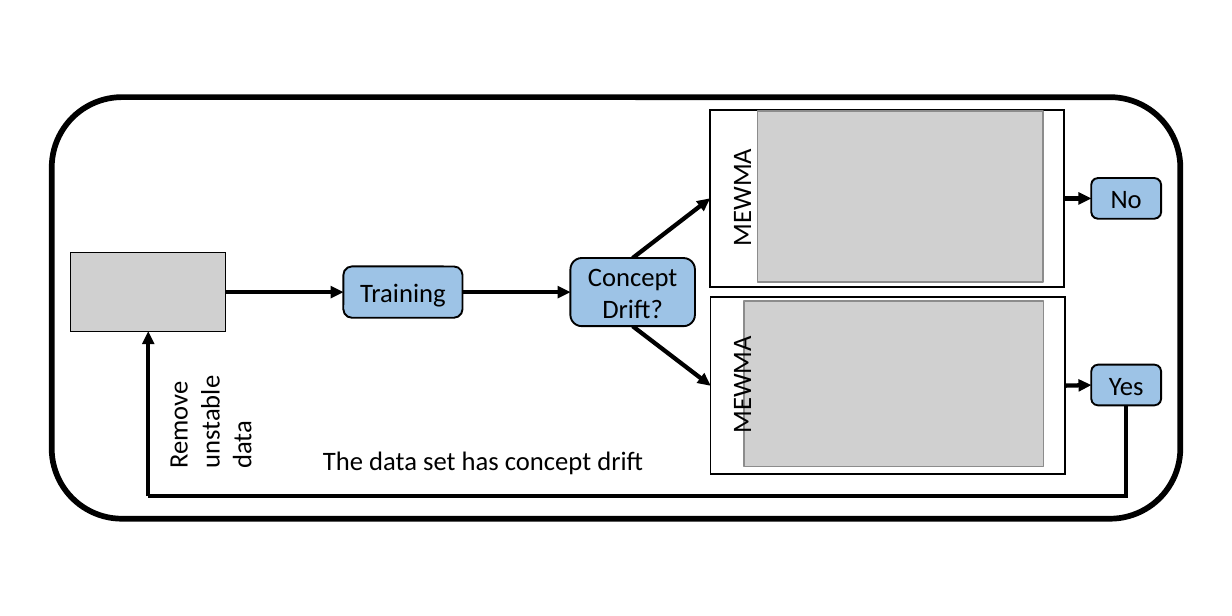
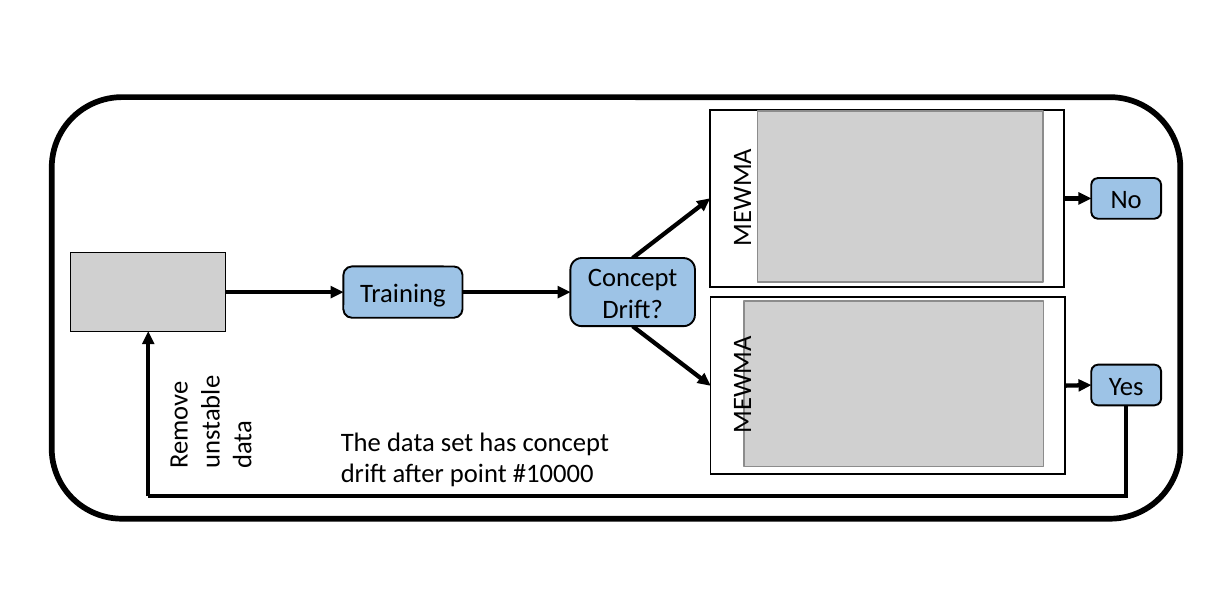
Before and after one commit to kgzhang0801/cd_paper, a slide deck: slide 4 of figures/v14/flow_chart/gen_fig_most_updated_1.pptx. Drawn at 1232x616 pixels with LibreOffice and Linux fonts; fonts in the diff are those of the drawing; grey boxes stand for pictures. Boxes give left, top, right and bottom in pixels: in the first picture for what was removed or moved away, otherwise in the second. Text is boxed around its words. In the diff, an @@ line names an element or a change of style, - is before the commit and + after.

```diff
--- a/figures/v14/flow_chart/gen_fig_most_updated_1.pptx
+++ b/figures/v14/flow_chart/gen_fig_most_updated_1.pptx
@@ text at (341,432,609,487): text changed @@
-The data set has concept drift
+The data set has concept drift after point #10000
```
Also in this commit, not shown: 1 other slide changed, 4 other files.
